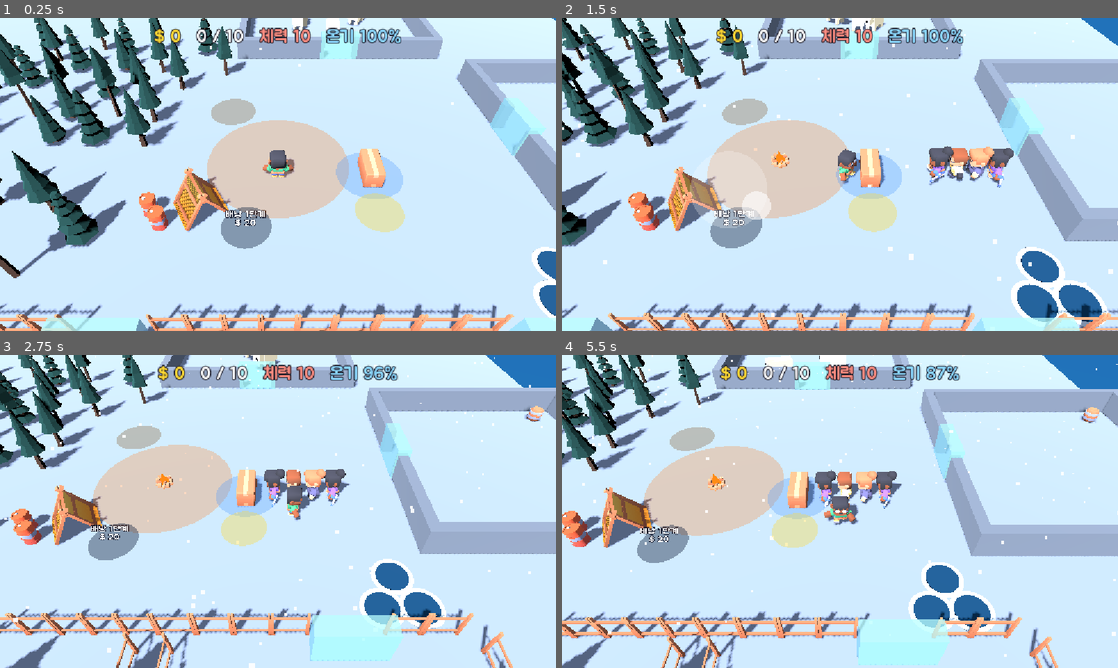
Above: before the commit, frames 1-4 (two rows, left to right).
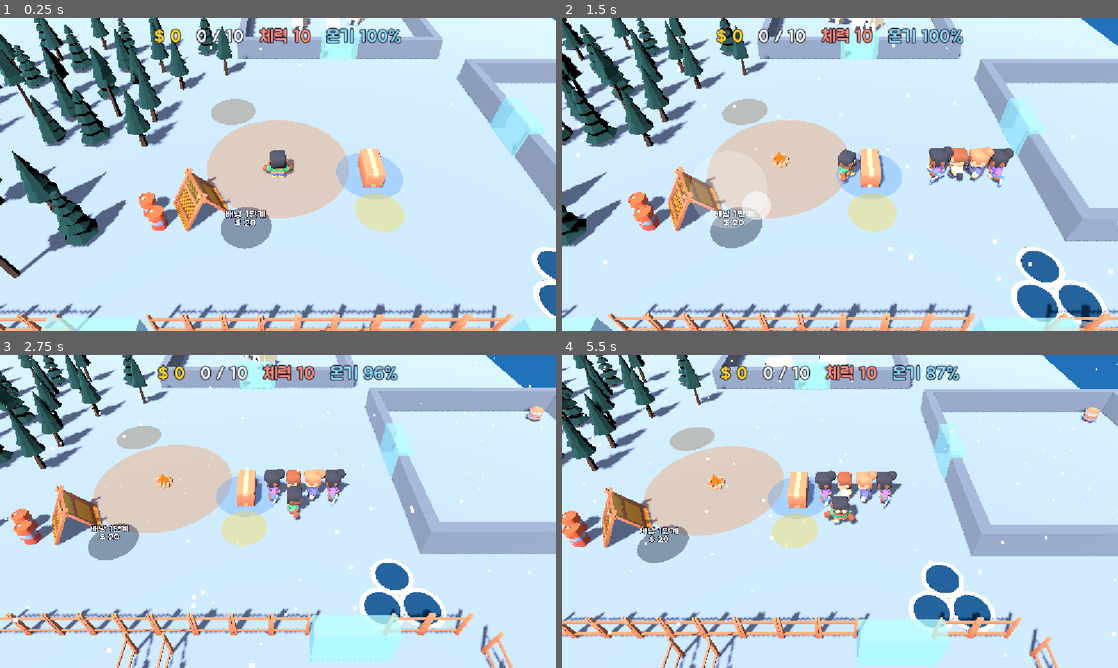
Above: after the commit, the same moments.

Repository: kimpro4214/FrostCamp
Game: Godot game, scene res://frost_camp/scenes/main.tscn
Two runs of this game, one before a commit and one after it. Both use one fixed random seed, a clock stepped at 60 frames per second and the inputs below.
Inputs (mouse positions are in pixels of both pictures, inside the frame that each line leads up to):
- Up to frame 1 (0.25 s): no input
- Up to frame 2 (1.5 s): move the mouse to (962, 158) at 0.52 s; hold D 0.53-1.25 s; click (962, 158) at 0.67 s; drag from (728, 190) to (812, 237) at 1.27 s
- Up to frame 3 (2.75 s): move the mouse to (333, 442) at 2.02 s; hold D from 2.03 s (still down)
- Up to frame 4 (5.5 s): release D at 2.75 s; drag from (812, 574) to (673, 464) at 2.77 s; move the mouse to (1006, 558) at 3.52 s; hold A 3.53-4.25 s; drag from (673, 464) to (756, 433) at 4.27 s; move the mouse to (867, 511) at 5.02 s; hold S from 5.03 s (still down); click (867, 511) at 5.17 s

The runs differ from the first frame. In frame 1, less than 0.1% of the frame differs, in the area x 8-41%, y 95-100%; in frame 2, less than 0.1%; in frame 3, 0.6%, in the area x 0-31%, y 84-100%; in frame 4, 0.5%.

Commit message:
feat: 프로스트 캠프 남쪽 땅을 빙결정 광맥으로 바꾸고 광부·빙결정 판매대 추가

Diff:
--- a/frost_camp/bot/greedy_bot.gd
+++ b/frost_camp/bot/greedy_bot.gd
@@ -92,10 +92,10 @@
 	return _harvest_target(false)
 
 
-## 일하는 판매대가 있는 품목 중 가장 비싼 것의 공급원을 노린다(곰 > 연어 > 나무).
+## 일하는 판매대가 있는 품목 중 가장 비싼 것의 공급원을 노린다(빙결정 > 곰 > 연어 > 나무).
 ## available_only면 지금 얻을 수 있는 것 중 가장 가까운 것, 아니면 가장 빨리 다시 나타나는 것.
 func _harvest_target(available_only: bool) -> Dictionary:
-	var items := ["meat", "salmon", "log"].filter(func(i: String) -> bool: return sim.balance.items.has(i))
+	var items := ["crystal", "meat", "salmon", "log"].filter(func(i: String) -> bool: return sim.balance.items.has(i))
 	items.sort_custom(func(a: String, b: String) -> bool:
 		return int(sim.balance.items[a].price) > int(sim.balance.items[b].price))
 	for item in items:
@@ -121,6 +121,8 @@
 	var best: RefCounted = null
 	var best_score := INF
 	for source in sources:
+		if not hunting and source.item != item:
+			continue
 		var ready: bool = source.is_alive() if hunting else sim.is_tree_ready(source)
 		if available_only and not ready:
 			continue
--- a/frost_camp/data/balance.json
+++ b/frost_camp/data/balance.json
@@ -23,6 +23,11 @@
 		"logs_dropped": 2,
 		"respawn_time": 8.0
 	},
+	"crystal": {
+		"hits_to_fell": 5,
+		"dropped": 2,
+		"respawn_time": 12.0
+	},
 	"bear": {
 		"hp": 10,
 		"wander_speed": 1.5,
@@ -47,6 +52,7 @@
 		"meat_pile": { "hp": 20, "repair_cost": 40 },
 		"wall": { "hp": [30, 60, 100], "repair_cost": 50 },
 		"salmon_pile": { "hp": 20, "repair_cost": 40 },
+		"crystal_pile": { "hp": 20, "repair_cost": 40 },
 		"tower": { "hp": 25, "repair_cost": 50 },
 		"conveyor": { "hp": 30, "repair_cost": 60 }
 	},
@@ -87,12 +93,14 @@
 		"porter": { "speed": 4.0, "capacity": 8 },
 		"cashier": { "speed": 4.0 },
 		"hunter": { "speed": 3.8, "capacity": 6, "damage": 2, "hp": 10 },
-		"fisher": { "speed": 3.5, "capacity": 6 }
+		"fisher": { "speed": 3.5, "capacity": 6 },
+		"miner": { "speed": 3.5, "capacity": 6, "damage": 1 }
 	},
 	"items": {
 		"log": { "price": 5 },
 		"salmon": { "price": 9 },
-		"meat": { "price": 22 }
+		"meat": { "price": 22 },
+		"crystal": { "price": 30 }
 	},
 	"stall": {
 		"unload_interval": 0.1,
@@ -216,6 +224,11 @@
 			"effect": { "unlock": "expand_2" },
 			"requires": ["expand_1"]
 		},
+		"miner": {
+			"costs": [300, 500],
+			"effect": { "hire": "miner" },
+			"requires": ["expand_1"]
+		},
 		"tower_3": {
 			"costs": [300, 450],
 			"effect": { "tower": "tower_3" },
--- a/frost_camp/data/layout.json
+++ b/frost_camp/data/layout.json
@@ -7,7 +7,8 @@
 	"meat_pile_repair": [1.4, -12.8],
 	"fishing_holes": [[11.2, 7.2], [12.9, 7.2], [12.0, 5.6]],
 	"piles": {
-		"salmon": { "pos": [12.6, 1.8], "repair_pos": [11.0, 0.4], "unlock": "fish_stall" }
+		"salmon": { "pos": [12.6, 1.8], "repair_pos": [11.0, 0.4], "unlock": "fish_stall" },
+		"crystal": { "pos": [-1, 10.8], "repair_pos": [1, 12.6], "unlock": "expand_1" }
 	},
 	"ship": [35, -3],
 	"heat": {
@@ -18,7 +19,7 @@
 		"habitat": { "rect": [-3, -26, 16, 12], "gate": [5, -14] },
 		"port": { "rect": [14, -10, 14, 14], "gate": [14, -3] },
 		"expand_1": { "rect": [-14, 9, 16, 9], "gate": [-6, 9], "open": true,
-			"trees": [[-1.5, 12.5], [-7.5, 15], [-1.5, 15], [-12, 14.5], [-13, 11.5], [-9.5, 10.5], [-6, 10.5], [-4.5, 16.5], [1, 15], [-10, 13], [1, 11], [-3.5, 11]] },
+			"crystals": [[-1.5, 15], [-6.5, 17], [-9, 15.5], [-12, 16.5], [-4.5, 15], [1, 16.5], [-3, 17], [-13, 12.5]] },
 		"expand_2": { "rect": [2, 9, 12, 9], "gate": [9.5, 9], "open": true, "trees": [] }
 	},
 	"bears": [[2, -20], [8, -22], [5, -18]],
@@ -62,7 +63,8 @@
 		{ "item": "log", "pos": [5, 0], "cash_pos": [5, 2.6], "repair_pos": [3, 1.6], "raid_target": false },
 		{ "item": "meat", "pos": [5, -5], "cash_pos": [5, -7.4], "repair_pos": [3.6, -8.2], "unlock": "meat_stall", "raid_target": false },
 		{ "item": "log", "pos": [9.5, 12.5], "cash_pos": [9.5, 15.1], "repair_pos": [7.3, 14], "unlock": "expand_2", "raid_target": false },
-		{ "item": "salmon", "pos": [6.2, 4.4], "cash_pos": [6.2, 7.0], "repair_pos": [4.4, 5.6], "unlock": "fish_stall", "raid_target": false }
+		{ "item": "salmon", "pos": [6.2, 4.4], "cash_pos": [6.2, 7.0], "repair_pos": [4.4, 5.6], "unlock": "fish_stall", "raid_target": false },
+		{ "item": "crystal", "pos": [-11, 10.6], "cash_pos": [-11, 13.2], "repair_pos": [-13, 10.6], "unlock": "expand_1", "raid_target": false }
 	],
 	"zones": {
 		"backpack": [-1.5, 3.5],
@@ -84,6 +86,7 @@
 		"tower_1": [0.2, 7.5],
 		"tower_2": [1.8, -10],
 		"tower_3": [-8.2, 13],
+		"miner": [-3.6, 10.2],
 		"expand_1": [-6, 7.4],
 		"expand_2": [8.6, 7.9],
 		"fish_stall": [6.2, 4.4],
--- a/frost_camp/data/text.json
+++ b/frost_camp/data/text.json
@@ -29,7 +29,8 @@
 		"tower_2": "작살 포탑 2",
 		"tower_3": "작살 포탑 3",
 		"wall": "기지 방벽",
-		"expand_1": "남쪽 숲 넓히기",
+		"expand_1": "남쪽 빙결정 광맥",
+		"miner": "광부",
 		"expand_2": "남동쪽 장터 넓히기"
 	}
 }
--- a/frost_camp/sim/frost_sim.gd
+++ b/frost_camp/sim/frost_sim.gd
@@ -103,6 +103,11 @@
 			var tree := HarvestTree.new(_vec(p), balance.tree)
 			tree.unlock = region_name
 			trees.append(tree)
+		for p in r.get("crystals", []):
+			var crystal := HarvestTree.new(_vec(p), balance.crystal)
+			crystal.unlock = region_name
+			crystal.item = "crystal"
+			trees.append(crystal)
 	var bear_area: Rect2 = regions.habitat.rect.grow(-float(balance.bear.wall_margin))
 	_bear_area = bear_area
 	for p in layout.get("extra_bears", []):
@@ -277,8 +282,11 @@
 		worker.target = WorkerBrain.choose(self, worker)
 		match worker.role:
 			"lumberjack":
-				_tick_chop(worker, delta, worker.damage)
+				_tick_chop(worker, delta, worker.damage, "log")
 				_tick_pile_drop(worker, delta, "log")
+			"miner":
+				_tick_chop(worker, delta, worker.damage, "crystal")
+				_tick_pile_drop(worker, delta, "crystal")
 			"hunter":
 				_tick_fight(worker, delta)
 				_tick_pile_drop(worker, delta, "meat")
@@ -310,10 +318,11 @@
 	agent.unload_timer = 0.0
 
 
-func _tick_chop(agent: SimAgent, delta: float, damage: int) -> void:
+## 근처 나무나 빙결정 바위를 친다. only_item을 주면 그 품목만 캔다(벌목꾼은 원목, 광부는 빙결정).
+func _tick_chop(agent: SimAgent, delta: float, damage: int, only_item: String = "") -> void:
 	var config: Dictionary = balance.tree
-	var index := _nearest_standing_tree(agent.pos)
-	if index == -1 or agent.stack.free_space() < int(config.logs_dropped):
+	var index := _nearest_standing_tree(agent.pos, only_item)
+	if index == -1 or agent.stack.free_space() < drops_of(trees[index]):
 		agent.chop_timer = 0.0
 		return
 	agent.chop_timer += delta
@@ -322,9 +331,19 @@
 	agent.chop_timer = 0.0
 	tree_hit.emit(index, agent)
 	if trees[index].hit(damage):
-		for i in int(config.logs_dropped):
-			agent.stack.push("log")
+		for i in drops_of(trees[index]):
+			agent.stack.push(trees[index].item)
 		tree_felled.emit(index, agent)
+
+
+## 지금 칠 수 있는 가장 가까운 나무·바위 번호(화면이 들 도구를 고를 때 쓴다). 없으면 -1.
+func tree_at(pos: Vector2) -> int:
+	return _nearest_standing_tree(pos)
+
+
+## 나무 한 그루(바위 하나)가 쓰러질 때 나오는 개수
+func drops_of(tree: HarvestTree) -> int:
+	return int(balance.tree.logs_dropped) if tree.item == "log" else int(balance.crystal.dropped)
 
 
 ## 적치장 개수. 원목·고기는 따로 둔 변수, 나머지(연어 등)는 extra_piles에 있다.
@@ -729,12 +748,12 @@
 	game_won.emit()
 
 
-func _nearest_standing_tree(pos: Vector2) -> int:
+func _nearest_standing_tree(pos: Vector2, only_item: String = "") -> int:
 	var best := -1
 	var best_dist := float(balance.interact.tree_radius)
 	for i in trees.size():
 		var dist := pos.distance_to(trees[i].pos)
-		if is_tree_ready(trees[i]) and dist <= best_dist:
+		if (only_item == "" or trees[i].item == only_item) and is_tree_ready(trees[i]) and dist <= best_dist:
 			best = i
 			best_dist = dist
 	return best
--- a/frost_camp/sim/harvest_tree.gd
+++ b/frost_camp/sim/harvest_tree.gd
@@ -1,6 +1,6 @@
 class_name HarvestTree
 extends RefCounted
-## 나무 한 그루. 정해진 타수를 채우면 쓰러지고, 시간이 지나면 다시 자란다.
+## 나무 한 그루(또는 빙결정 바위). 정해진 타수를 채우면 쓰러지고, 시간이 지나면 다시 자란다.
 
 var pos: Vector2
 var hits_to_fell: int
@@ -9,6 +9,8 @@
 var respawn_left := 0.0
 ## 비어 있지 않으면 이 이름이 해금되어야 벨 수 있다(확장 땅의 숲).
 var unlock := ""
+## 캐면 나오는 품목. "log"(나무) 또는 "crystal"(빙결정 바위)
+var item := "log"
 
 
 func _init(tree_pos: Vector2, config: Dictionary) -> void:
--- a/frost_camp/sim/worker.gd
+++ b/frost_camp/sim/worker.gd
@@ -1,6 +1,6 @@
 class_name Worker
 extends SimAgent
-## 고용한 일꾼. 역할(lumberjack, hunter, fisher, porter, cashier)에 따라 worker_brain이 목표를 정한다.
+## 고용한 일꾼. 역할(lumberjack, miner, hunter, fisher, porter, cashier)에 따라 worker_brain이 목표를 정한다.
 ## 플레이어처럼 위치는 바깥이 옮기고, 근접 규칙은 sim이 판정한다.
 
 var role: String
--- a/frost_camp/sim/worker_brain.gd
+++ b/frost_camp/sim/worker_brain.gd
@@ -8,7 +8,9 @@
 static func choose(sim: FrostSim, worker: Worker) -> Dictionary:
 	match worker.role:
 		"lumberjack":
-			return _lumberjack(sim, worker)
+			return _gatherer(sim, worker, "log")
+		"miner":
+			return _gatherer(sim, worker, "crystal")
 		"porter":
 			return _porter(sim, worker)
 		"hunter":
@@ -20,25 +22,26 @@
 	return _go("idle", worker.pos)
 
 
-## 나무를 베다가 원목이 더 들어가지 않으면 적치장에 쌓는다.
-static func _lumberjack(sim: FrostSim, worker: Worker) -> Dictionary:
+## 맡은 품목(벌목꾼은 원목, 광부는 빙결정)의 가장 가까운 나무·바위를 캐다가, 더 담을 수 없으면 그 적치장에 쌓는다.
+static func _gatherer(sim: FrostSim, worker: Worker, item: String) -> Dictionary:
 	var stack := worker.stack
+	var pile := sim.pile_pos(item)
+	var best: HarvestTree = null
+	for tree in sim.trees:
+		if tree.item == item and sim.is_tree_ready(tree) and (best == null or worker.pos.distance_to(tree.pos) < worker.pos.distance_to(best.pos)):
+			best = tree
 	if stack.items.is_empty():
 		worker.delivering = false
-	elif stack.free_space() < int(sim.balance.tree.logs_dropped):
+	elif best and stack.free_space() < sim.drops_of(best):
 		worker.delivering = true
 	if worker.delivering:
-		return _go("pile", sim.woodpile_pos)
-	var best: HarvestTree = null
-	for tree in sim.trees:
-		if sim.is_tree_ready(tree) and (best == null or worker.pos.distance_to(tree.pos) < worker.pos.distance_to(best.pos)):
-			best = tree
+		return _go("pile", pile)
 	if best:
 		return _go("tree", best.pos)
 	if not stack.items.is_empty():
 		worker.delivering = true
-		return _go("pile", sim.woodpile_pos)
-	return _go("idle", sim.woodpile_pos)
+		return _go("pile", pile)
+	return _go("idle", pile)
 
 
 ## 원목·고기 적치장 중 더 많이 쌓인 쪽에서 채워, 그 품목의 일하는 판매대에 내려놓는다.
--- a/frost_camp/tests/fixtures.gd
+++ b/frost_camp/tests/fixtures.gd
@@ -24,6 +24,7 @@
 			"meat_pile": {"hp": 10, "repair_cost": 20},
 			"wall": {"hp": [10, 20, 30], "repair_cost": 20},
 			"salmon_pile": {"hp": 10, "repair_cost": 20},
+			"crystal_pile": {"hp": 10, "repair_cost": 20},
 			"tower": {"hp": 10, "repair_cost": 20},
 			"conveyor": {"hp": 10, "repair_cost": 20},
 		},
@@ -41,6 +42,7 @@
 			"cashier": {"speed": 4.0},
 			"hunter": {"speed": 4.0, "capacity": 4, "damage": 2, "hp": 10},
 			"fisher": {"speed": 4.0, "capacity": 4},
+			"miner": {"speed": 4.0, "capacity": 4, "damage": 1},
 		},
 		"cold": {
 			"max": 30,
@@ -50,6 +52,7 @@
 			"sources": {"campfire": {"radius": [3.0, 5.0]}},
 		},
 		"tree": {"hits_to_fell": 3, "hit_interval": 0.5, "logs_dropped": 2, "respawn_time": 8.0},
+		"crystal": {"hits_to_fell": 4, "dropped": 2, "respawn_time": 10.0},
 		"bear": {
 			"hp": 10,
 			"wander_speed": 1.0,
@@ -100,13 +103,16 @@
 		"meat_pile": [0, -15],
 		"meat_pile_repair": [3, -15],
 		"fishing_holes": [[15, -5], [17, -5]],
-		"piles": {"salmon": {"pos": [15, -8], "repair_pos": [17, -8], "unlock": "fish_stall"}},
+		"piles": {
+			"salmon": {"pos": [15, -8], "repair_pos": [17, -8], "unlock": "fish_stall"},
+			"crystal": {"pos": [-15, 12], "repair_pos": [-17, 12], "unlock": "expand_1"},
+		},
 		"ship": [30, 0],
 		"heat": {"campfire": [0, 0]},
 		"trees": [[-10, 0]],
 		"regions": {
 			"habitat": {"rect": [-10, -30, 20, 10], "gate": [0, -20]},
-			"expand_1": {"rect": [-20, 10, 10, 10], "gate": [-15, 10], "open": true, "trees": [[-15, 15]]},
+			"expand_1": {"rect": [-20, 10, 10, 10], "gate": [-15, 10], "open": true, "trees": [[-15, 15]], "crystals": [[-12, 15], [-18, 13]]},
 		},
 		"bears": [[0, -25]],
 		"extra_bears": [[5, -25], [-5, -25], [3, -22]],
--- /dev/null
+++ b/frost_camp/tests/test_mining.gd
@@ -0,0 +1,46 @@
+extends "res://frost_camp/tests/test_case.gd"
+
+const Fixtures := preload("res://frost_camp/tests/fixtures.gd")
+
+
+func _make_sim() -> FrostSim:
+	var sim := FrostSim.new(Fixtures.balance(), Fixtures.layout())
+	sim._apply_effect({"unlock": "expand_1"})
+	return sim
+
+
+func _crystal(sim: FrostSim) -> HarvestTree:
+	for tree in sim.trees:
+		if tree.item == "crystal":
+			return tree
+	return null
+
+
+func test_crystals_come_from_region() -> void:
+	var sim := _make_sim()
+	var crystal := _crystal(sim)
+	check(crystal != null, "확장 땅에 빙결정 바위가 있다")
+	check_eq(crystal.unlock, "expand_1", "그 땅을 사야 캘 수 있다")
+	check_eq(crystal.hits_to_fell, 4, "빙결정은 더 단단하다")
+
+
+func test_mining_crystal_gives_crystals() -> void:
+	var sim := _make_sim()
+	var crystal := _crystal(sim)
+	sim.player.pos = crystal.pos + Vector2(1, 0)
+	Fixtures.run(sim, 2.2)
+	check_eq(sim.player.stack.items.count("crystal"), 2, "다 캐면 빙결정 2개")
+	check_eq(sim.player.stack.items.count("log"), 0, "원목은 나오지 않는다")
+
+
+func test_lumberjack_ignores_crystals_and_miner_fills_pile() -> void:
+	var sim := _make_sim()
+	sim._apply_effect({"hire": "lumberjack"})
+	var lumberjack := sim.workers[0]
+	lumberjack.pos = _crystal(sim).pos
+	check_eq(WorkerBrain.choose(sim, lumberjack).pos, Vector2(-15, 15), "벌목꾼은 바위 대신 가까운 나무로 간다")
+	sim.workers.clear()
+	sim._apply_effect({"hire": "miner"})
+	Fixtures.run_with_workers(sim, 25.0)
+	check(sim.pile_count("crystal") >= 2, "광부가 빙결정 적치장을 채운다 (%d)" % sim.pile_count("crystal"))
+	check_eq(sim.woodpile, 0, "광부는 원목을 캐지 않는다")
Not shown, added: frost_camp/tests/test_mining.gd.uid
